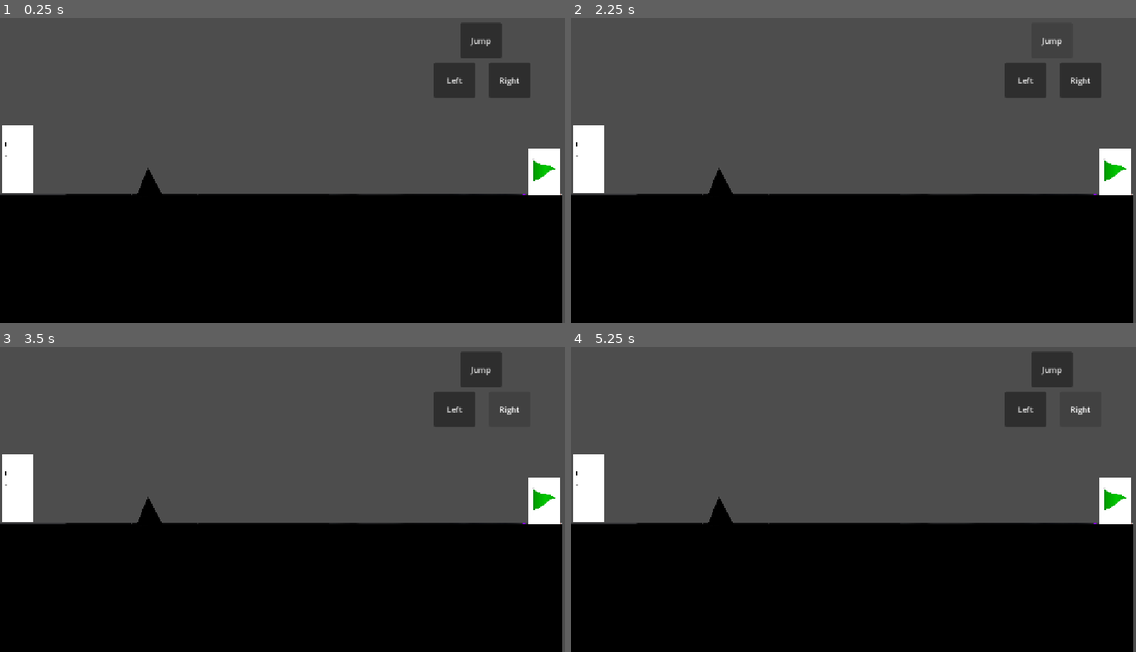
Above: before the commit, frames 1-4 (two rows, left to right).
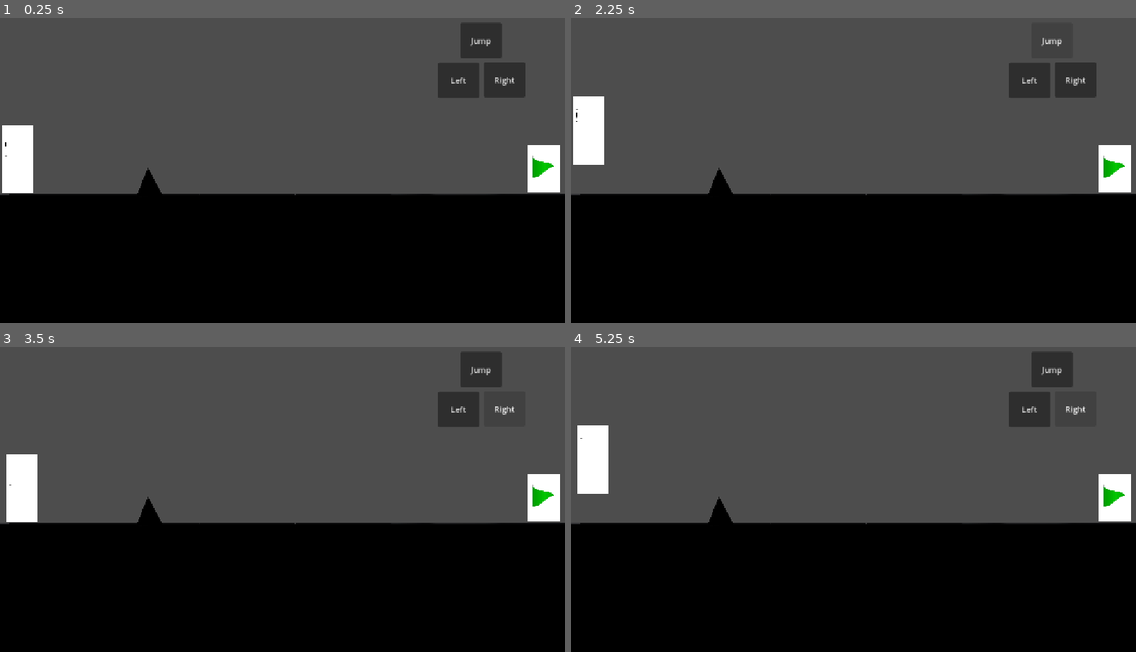
Above: after the commit, the same moments.

Repository: harshilarora250/shadow-swap
Game: Godot game, scene res://Level1.tscn
Same seed, same stepped clock (60 frames per second), same inputs: the game is played once before the commit and once after it. This scene is started directly instead of the project's main scene.
Inputs:
- Up to frame 1 (0.25 s): no input
- Up to frame 2 (2.25 s): click "Right" at 0.5 s; click "Left" at 1.25 s; click "Jump" at 2 s
- Up to frame 3 (3.5 s): click "Right" at 2.75 s
- Up to frame 4 (5.25 s): click "Left" at 3.5 s; click "Jump" at 4.25 s; click "Right" at 5 s

The runs differ from the first frame. In frame 1, 0.9% of the frame differs, in the area x 1-100%, y 14-100%; in frame 2, 2.0%; in frame 3, 1.1%; in frame 4, 2.0%, in the area x 0-100%, y 14-100%.
Error before the commit: Parse Error: Expected closing ")" after call arguments. (res://Movement.gd:31)

Commit message:
Cool Update

Diff:
--- a/shadow-swap---game/Level1.tscn
+++ b/shadow-swap---game/Level1.tscn
@@ -13,21 +13,21 @@
 [node name="Floor" type="StaticBody2D" parent="." unique_id=464515058]
 
 [node name="Sprite2D" type="Sprite2D" parent="Floor" unique_id=1713126391]
-position = Vector2(573, 517)
-scale = Vector2(0.596875, 0.24444444)
+position = Vector2(654.5, 517)
+scale = Vector2(0.8640625, 0.24444444)
 texture = ExtResource("2_mc20k")
 
 [node name="MoveRight" type="Button" parent="." unique_id=929523578]
-offset_left = 997.0
-offset_top = 117.0
-offset_right = 1081.0
-offset_bottom = 189.0
+offset_left = 987.0
+offset_top = 116.0
+offset_right = 1071.0
+offset_bottom = 188.0
 text = "Right"
 
 [node name="MoveLeft" type="Button" parent="." unique_id=58479909]
-offset_left = 885.0
+offset_left = 893.0
 offset_top = 117.0
-offset_right = 969.0
+offset_right = 977.0
 offset_bottom = 189.0
 text = "Left"
 
@@ -54,31 +54,34 @@
 
 [node name="CollisionShape2D" type="CollisionShape2D" parent="Spike/Area2D" unique_id=2122428450]
 
-[node name="Sprite2D" type="Sprite2D" parent="." unique_id=2056235712]
-position = Vector2(36, 314)
-scale = Vector2(0.043197326, 0.14644352)
-texture = ExtResource("1_kyxg0")
-
-[node name="Area2D" type="Area2D" parent="Sprite2D" unique_id=1999305006]
-position = Vector2(-115.74805, 13.6571045)
-
-[node name="CollisionShape2D" type="CollisionShape2D" parent="Sprite2D/Area2D" unique_id=696103712]
-
 [node name="TheEnd" type="StaticBody2D" parent="." unique_id=615157487]
-position = Vector2(-5, 5)
+position = Vector2(170, 45)
 
 [node name="Sprite2D" type="Sprite2D" parent="TheEnd" unique_id=1537782740]
-position = Vector2(1114.625, 334.625)
+position = Vector2(938, 289.00003)
 scale = Vector2(0.14597313, 0.21308734)
 texture = ExtResource("6_lmyl5")
 
 [node name="Area2D" type="Area2D" parent="TheEnd" unique_id=1584765522]
+position = Vector2(253.625, 154.625)
 
 [node name="CollisionShape2D" type="CollisionShape2D" parent="TheEnd/Area2D" unique_id=1878236555]
+
+[node name="CharacterBody2D" type="CharacterBody2D" parent="TheEnd" unique_id=1803740143]
+position = Vector2(-134, 269)
+scale = Vector2(0.043197326, 0.14644352)
+
+[node name="Sprite2D" type="Sprite2D" parent="TheEnd/CharacterBody2D" unique_id=2056235712]
+texture = ExtResource("1_kyxg0")
+
+[node name="Area2D" type="Area2D" parent="TheEnd/CharacterBody2D/Sprite2D" unique_id=1999305006]
+position = Vector2(-115.74805, 13.657227)
+
+[node name="CollisionShape2D" type="CollisionShape2D" parent="TheEnd/CharacterBody2D/Sprite2D/Area2D" unique_id=696103712]
 
 [connection signal="pressed" from="MoveRight" to="." method="_on_move_right_pressed"]
 [connection signal="pressed" from="MoveLeft" to="." method="_on_move_left_pressed"]
 [connection signal="pressed" from="Jump" to="." method="_on_jump_pressed"]
-[connection signal="area_entered" from="Sprite2D/Area2D" to="." method="_on_area_2d_area_entered"]
 [connection signal="area_entered" from="TheEnd/Area2D" to="." method="_on_area_2d_area_entered"]
 [connection signal="child_entered_tree" from="TheEnd/Area2D" to="." method="_on_area_2d_child_entered_tree"]
+[connection signal="area_entered" from="TheEnd/CharacterBody2D/Sprite2D/Area2D" to="." method="_on_area_2d_area_entered"]
--- a/shadow-swap---game/Level2.tscn
+++ b/shadow-swap---game/Level2.tscn
@@ -1,3 +1,25 @@
 [gd_scene format=3 uid="uid://bisgyovphtm36"]
 
-[node name="Node2D" type="Node2D" unique_id=111815448]
+[ext_resource type="FontFile" uid="uid://bv4iov5kscxso" path="res://Cochin.ttc" id="1_8mrap"]
+
+[node name="Control" type="Control" unique_id=583378939]
+layout_mode = 3
+anchors_preset = 15
+anchor_right = 1.0
+anchor_bottom = 1.0
+grow_horizontal = 2
+grow_vertical = 2
+
+[node name="Label" type="Label" parent="." unique_id=339232864]
+layout_mode = 0
+offset_right = 1148.0
+offset_bottom = 651.0
+theme_override_fonts/font = ExtResource("1_8mrap")
+theme_override_font_sizes/font_size = 100
+text = "Thank's for playing buddy!
+yes it's true. You might
+have spent infinite
+money on 1 level. I'm
+evil"
+horizontal_alignment = 1
+vertical_alignment = 1
--- a/shadow-swap---game/Movement.gd
+++ b/shadow-swap---game/Movement.gd
@@ -10,23 +10,21 @@
 func _process(delta: float) -> void:
 	pass
 
-@onready var sprite = $Sprite2D
+@onready var sprite = $TheEnd/CharacterBody2D/Sprite2D
 
 func _on_move_right_pressed() -> void:
-	sprite.position.x +=20
+	sprite.position.x +=200
 
 
 func _on_move_left_pressed() -> void:
-	sprite.position.x -= 20
+	sprite.position.x -= 200
 
 
 func _on_jump_pressed() -> void:
-	sprite.position.y -= 100
+	sprite.position.y -= 400
 	await get_tree().create_timer(1.4).timeout
-	sprite.position.y += 100
+	sprite.position.y += 400
 
-
-
-func _on_area_2d_child_entered_tree(node: Node) -> void:
-	if _on_area_2d_child_entered_tree(node: Node):
-		get_tree()
+func _on_area_2d_child_entered_tree(node: CharacterBody2D) -> void:
+	print("Touch Detected.")
+	get_tree().change_scene_to_file("res://btwnlvl1-2.tscn")
Binary file added: shadow-swap---game/Cochin.ttc
Not shown, added: shadow-swap---game/Cochin.ttc.import
Not shown, changed: README.md
Not shown, added: assets/coverimage.png
